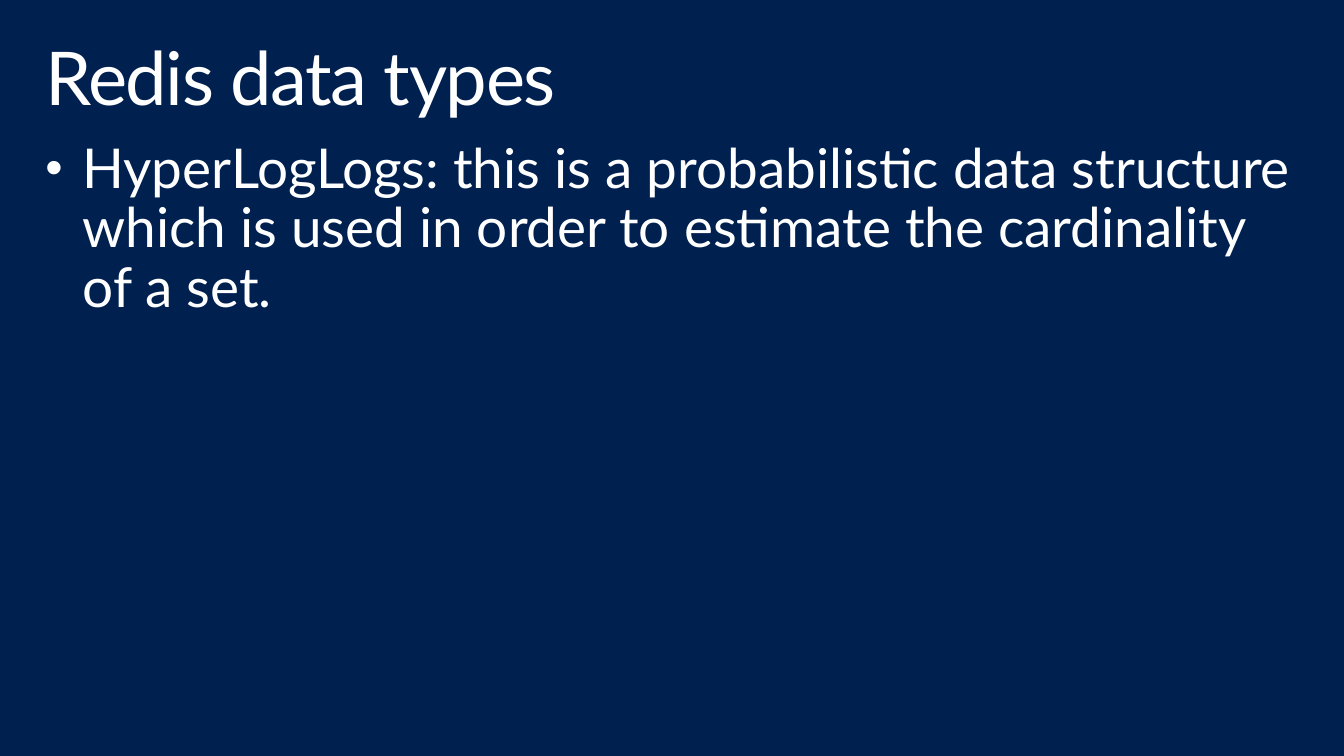
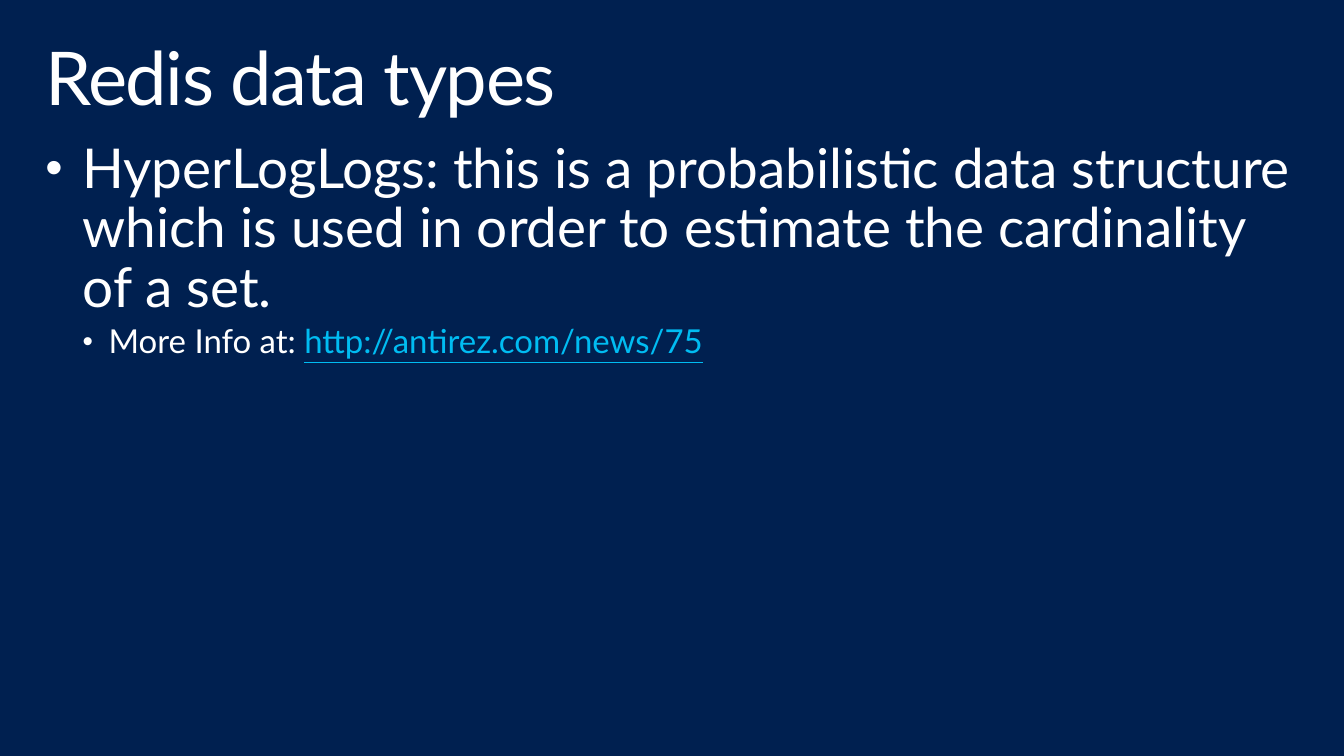
Before and after one commit to shawnweisfeld/20141210_Redis, a slide deck: slide 14 of Redis.pptx. Drawn at 1344x756 pixels with LibreOffice and Linux fonts; fonts in the diff are those of the drawing; background and template pictures are left out. Boxes give left, top, right and bottom in pixels: in the first picture for what was removed or moved away, otherwise in the second. Text is boxed around its words. In the diff, an @@ line names an element or a change of style, - is before the commit and + after.

```diff
--- a/Redis.pptx
+++ b/Redis.pptx
@@ text at [109,328,702,359]: paragraph added @@
+  • More Info at: http://antirez.com/news/75
```
Also in this commit, not shown: 3 other slides changed, 4 other files.
